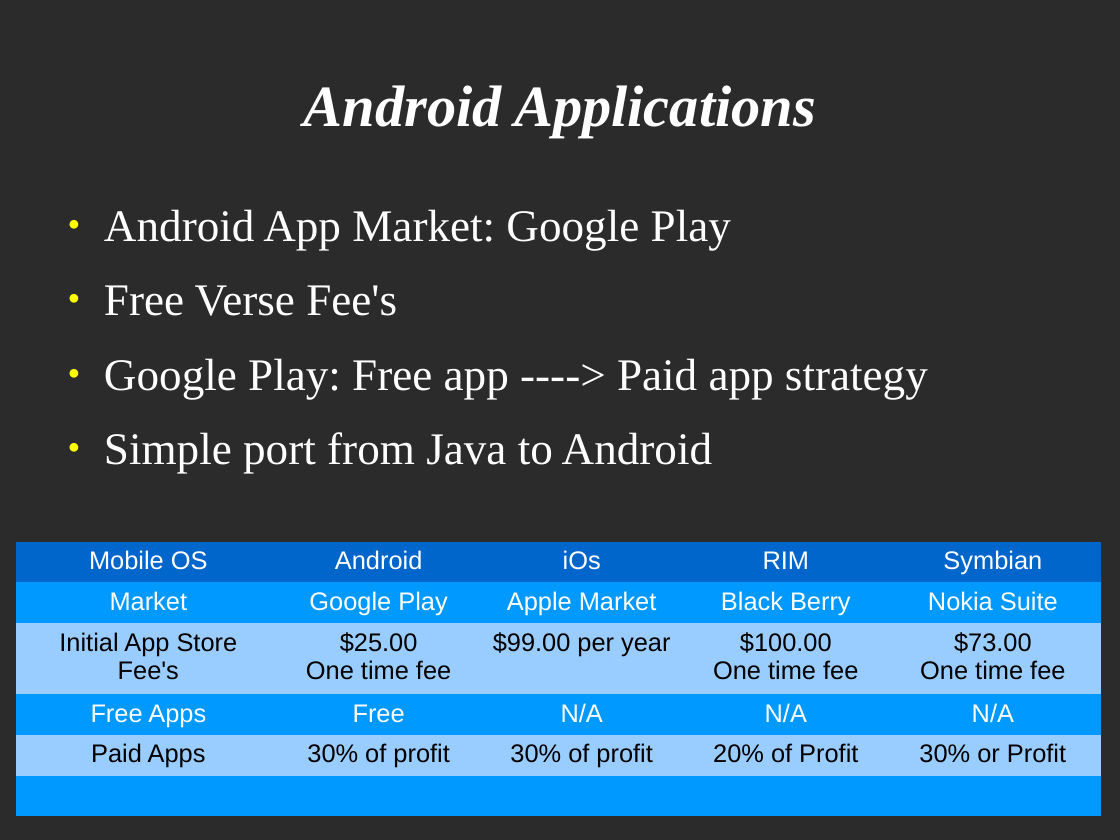
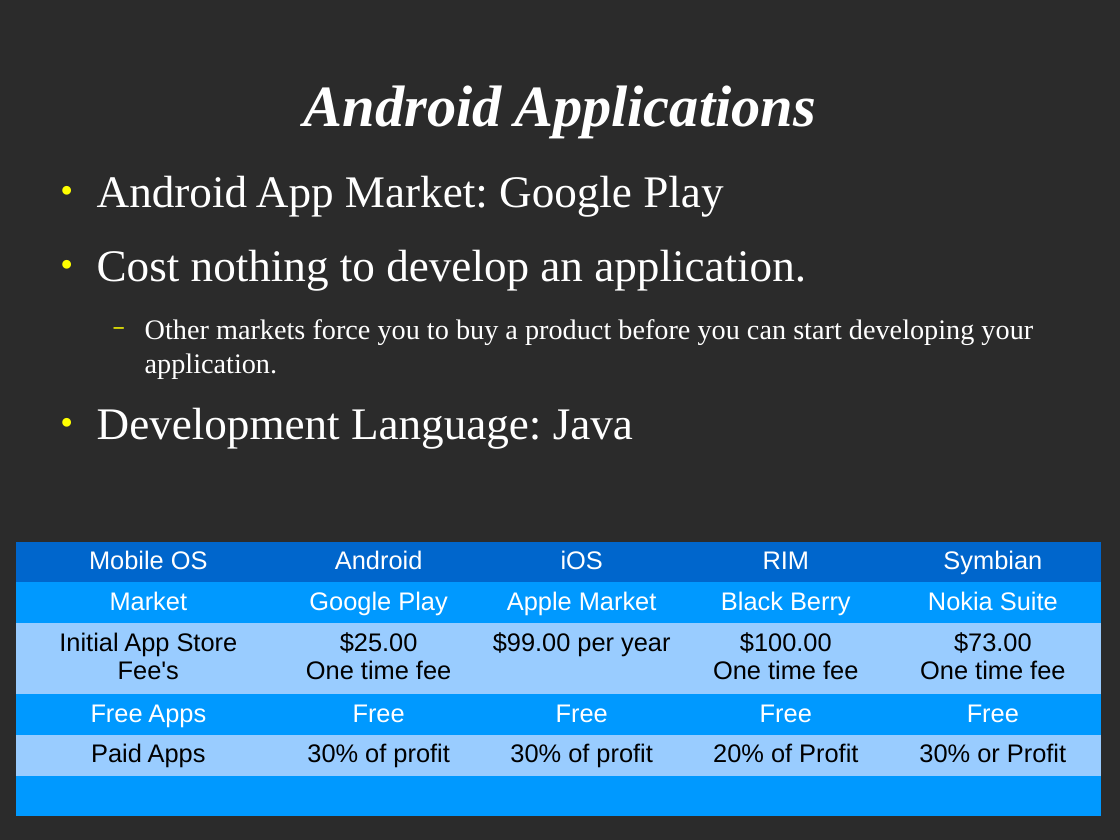
Before and after one commit to bpowell/cse280-android-game, a slide deck: slide 6 of presentations/Proposal Presentation.odp. Drawn at 1120x840 pixels with LibreOffice and Linux fonts; fonts in the diff are those of the drawing; background and template pictures are left out; a plain dark background stands for a picture behind light text. Boxes give left, top, right and bottom in pixels: in the first picture for what was removed or moved away, otherwise in the second. Text is boxed around its words. In the diff, an @@ line names an element or a change of style, - is before the commit and + after.

```diff
--- a/presentations/Proposal Presentation.odp
+++ b/presentations/Proposal Presentation.odp
@@ text "Android App Market: Google Play": place and size @@
-text "Android App Market: Google Play" at (104,209,928,473)
+text "Android App Market: Google Play" at (97,175,1033,449)
@@ text at (97,249,1033,449): text changed; size 32 to 20 pt @@
-● Free Verse Fee's
-● Google Play: Free app ----> Paid app strategy
-● Simple port from Java to Android
+● Cost nothing to develop an application.
+  − Other markets force you to buy a product before you can start developing your application.
+● Development Language: Java
@@ table at (16,542,1101,804) @@
-row 1, column 3: iOs
+row 1, column 3: iOS
-row 4: Free Apps | Free | N/A | N/A | N/A
+row 4: Free Apps | Free | Free | Free | Free
```
Also in this commit, not shown: 2 other slides changed, 2 slides added, 1 slide removed.
